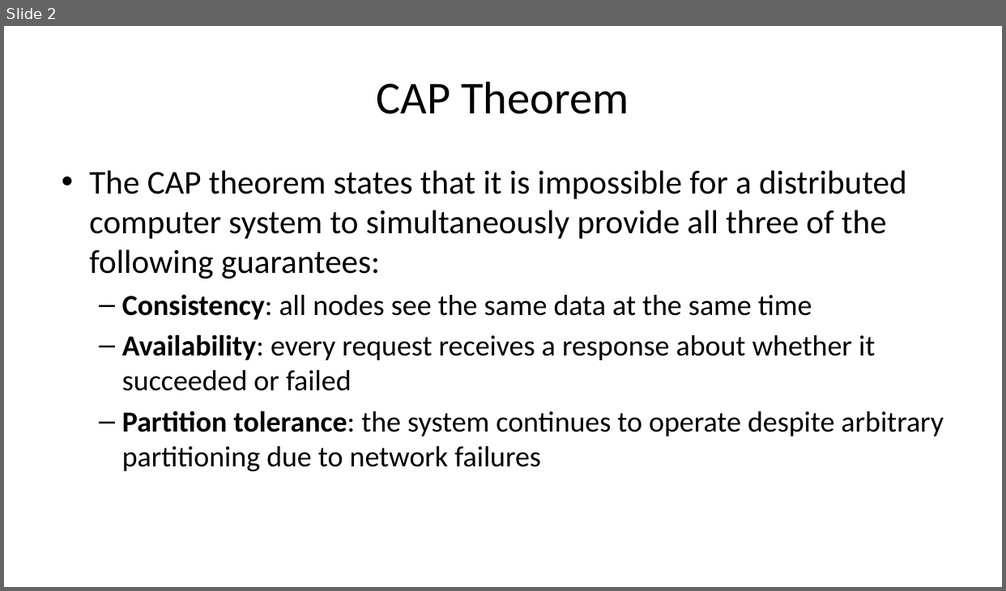
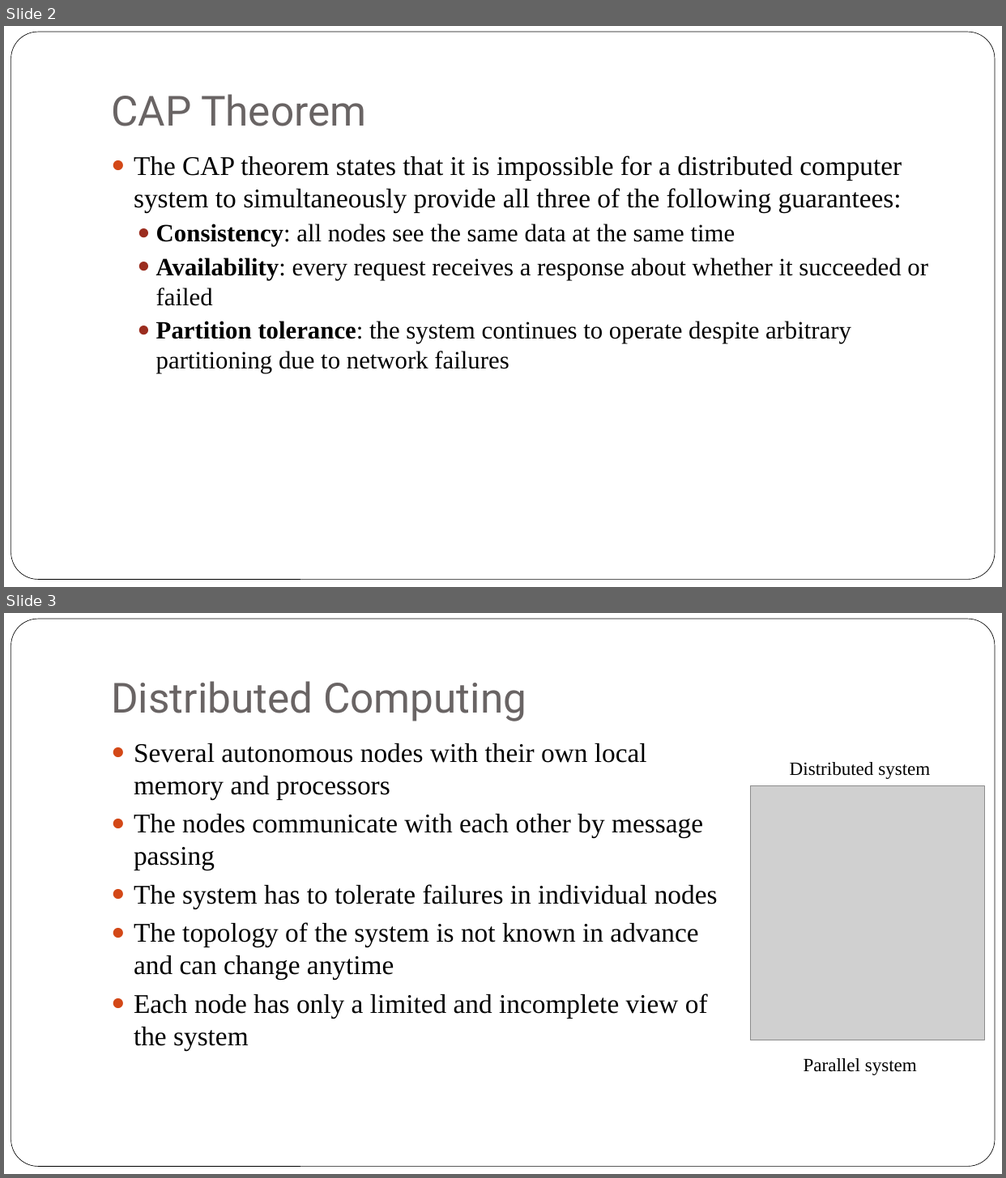
Before and after one commit to iskandersierra/DevSharp, a slide deck: Docs/Distributed Architecture.pptx. Shown one above the other, each under a label of ours: slide 2 before the commit, slides 2 and 3 after it. The pictures are 1006x591 and 1006x1178 pixels, drawn with LibreOffice and Linux fonts; fonts in the diff are those of the drawing; grey boxes stand for pictures. Boxes give left, top, right and bottom in pixels: in the first picture for what was removed or moved away, otherwise in the second. Text is boxed around its words. In the diff, an @@ line names an element or a change of style, - is before the commit and + after.

Commit message:
Updated document Distributed Architecture.pptx

```diff
--- a/Docs/Distributed Architecture.pptx
+++ b/Docs/Distributed Architecture.pptx
@@ slide 3 added at <box>4,613,1002,1174</box>, background #FFFFFF; not listed: 1 template element that a slide beside it also shows @@
@@ title added at <box>111,681,526,722</box>, 40 pt, text #696464 @@
+Distributed Computing
@@ text added at <box>134,743,718,1050</box>, 26 pt, text #000000 @@
+● Several autonomous nodes with their own local memory and processors
+● The nodes communicate with each other by message passing
+● The system has to tolerate failures in individual nodes
+● The topology of the system is not known in advance and can change anytime
+● Each node has only a limited and incomplete view of the system
@@ text added at <box>790,762,930,779</box>, 18 pt, text #000000 @@
+Distributed system
@@ picture added at <box>750,786,984,1041</box> @@
@@ text added at <box>803,1059,917,1076</box>, 18 pt, text #000000 @@
+Parallel system
@@ slide 2 changed as well @@
@@ rounded rectangle added at <box>10,32,995,580</box>, fill #FFFFFF, outline #000000 0.5 pt @@
@@ title "CAP Theorem": place and size @@
-title "CAP Theorem" at <box>377,81,629,114</box>
+title "CAP Theorem" at <box>111,94,366,126</box>
@@ title "CAP Theorem" at <box>111,94,366,126</box>: size 44 to 40 pt, font Calibri to Roboto, text colour #000000 to #696464; alignment centre to left; vertical alignment middle to bottom @@
@@ text "The CAP theorem states that ...": place and size @@
-text "The CAP theorem states that ..." at <box>89,170,944,472</box>
+text "The CAP theorem states that ..." at <box>134,156,928,373</box>
@@ text "The CAP theorem states that ..." at <box>134,156,928,373</box>: size 32 to 26 pt in "The CAP theorem states that it is ..."; font Calibri to Times New Roman; size 28 to 24 pt in "Consistency: all nodes see the same data ...", "Availability: every request receives a response about ...", "Partition tolerance: the system continues to operate ..."; bullet • to ●; bullet – to ●; less space between paragraphs @@
```
Also in this commit, not shown: 13 other slides changed, 8 other slides added, 2 slides removed.
